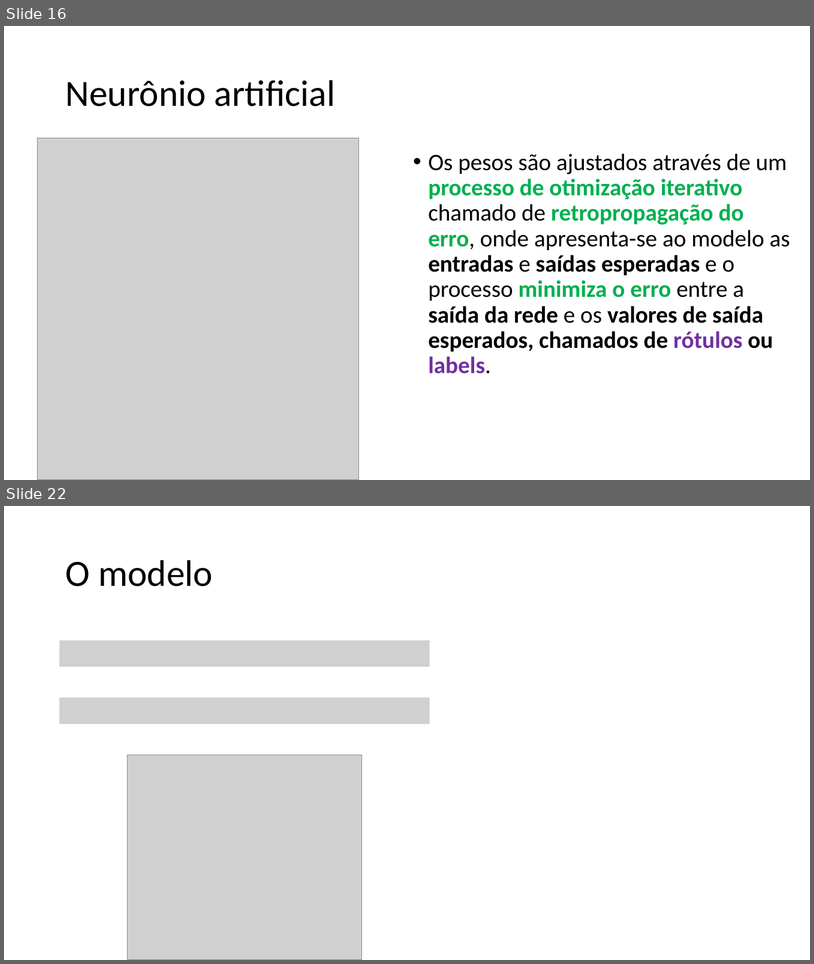
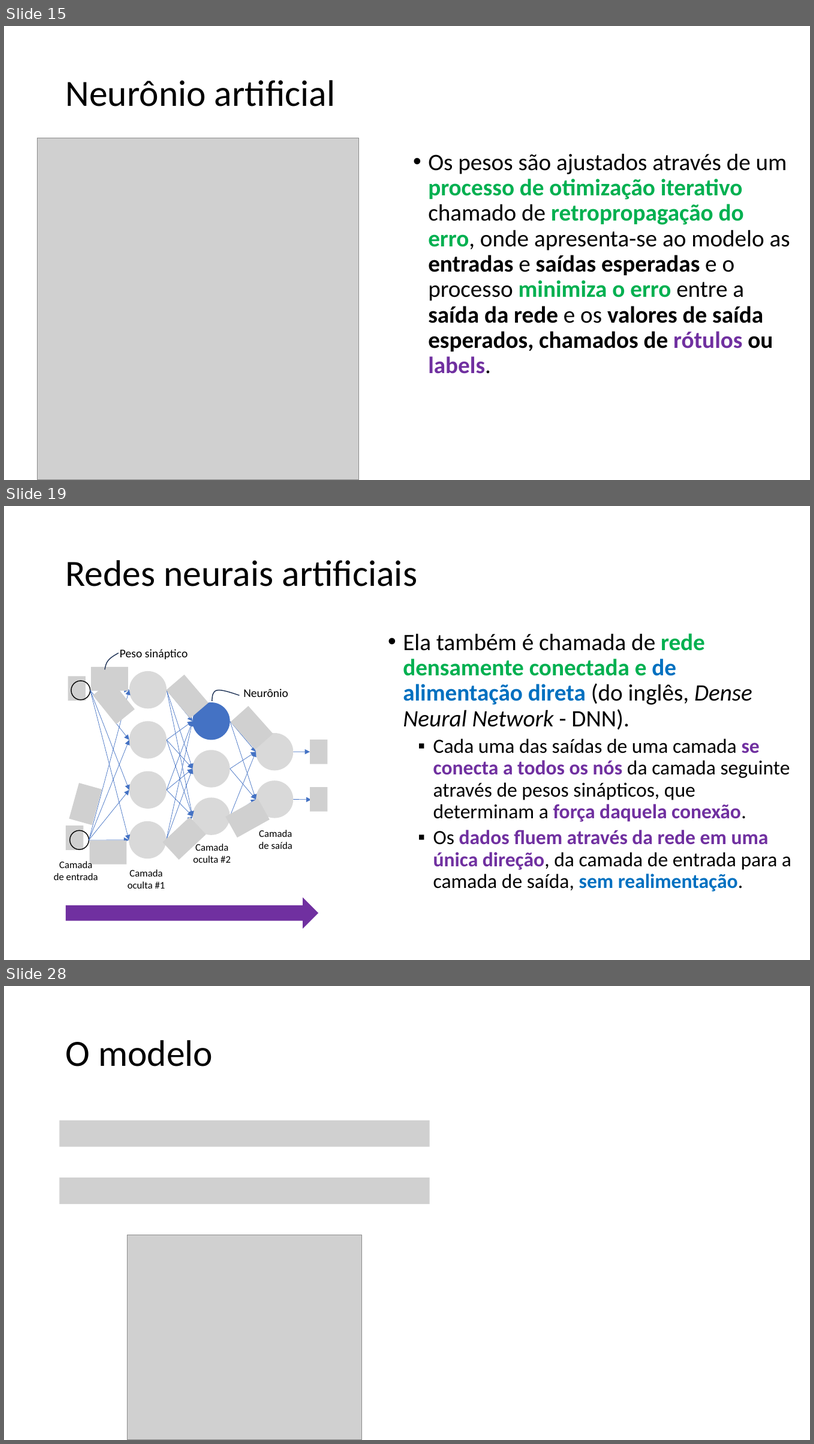
Before and after one commit to zz4fap/c24_inteligencia_artificial, a slide deck: slides/C24_MLP.pptx. Shown one above the other, each under a label of ours: slides 16 and 22 before the commit, slides 15, 19 and 28 after it; the slides between them are not shown. The pictures are 814x964 and 814x1444 pixels, drawn with LibreOffice and Linux fonts; fonts in the diff are those of the drawing; grey boxes stand for pictures. Boxes give left, top, right and bottom in pixels: in the first picture for what was removed or moved away, otherwise in the second. Text is boxed around its words. In the diff, an @@ line names an element or a change of style, - is before the commit and + after.

```diff
--- a/slides/C24_MLP.pptx
+++ b/slides/C24_MLP.pptx
@@ slide 19 added at (x1=4, y1=506, x2=810, y2=960), background #FFFFFF @@
@@ title added at (x1=65, y1=560, x2=418, y2=586), 44 pt, text #000000 @@
+Redes neurais artificiais
@@ text added at (x1=403, y1=633, x2=792, y2=891), 24 pt, text #000000 @@
+• Ela também é chamada de rede densamente conectada e de alimentação direta (do inglês, Dense Neural Network - DNN).
+  ▪ Cada uma das saídas de uma camada se conecta a todos os nós da camada seguinte através de pesos sinápticos, que determinam a força daquela conexão.
+  ▪ Os dados fluem através da rede em uma única direção, da camada de entrada para a camada de saída, sem realimentação.
@@ group added at (x1=54, y1=649, x2=327, y2=888): 28 arrows, 12 pictures, 11 ellipses, 6 texts, 2 freeform shapes @@
+Neurônio
+Peso sináptico
+Camada de entrada
+Camada oculta #1
+Camada oculta #2
+Camada de saída
@@ right arrow added at (x1=66, y1=897, x2=318, y2=928), fill #7030A0 @@
@@ what was slide 16 is now slide 15 @@
@@ what was slide 22 is now slide 28 @@
```
Also in this commit, not shown: 3 slides changed, 12 other slides added, 11 slides removed.
